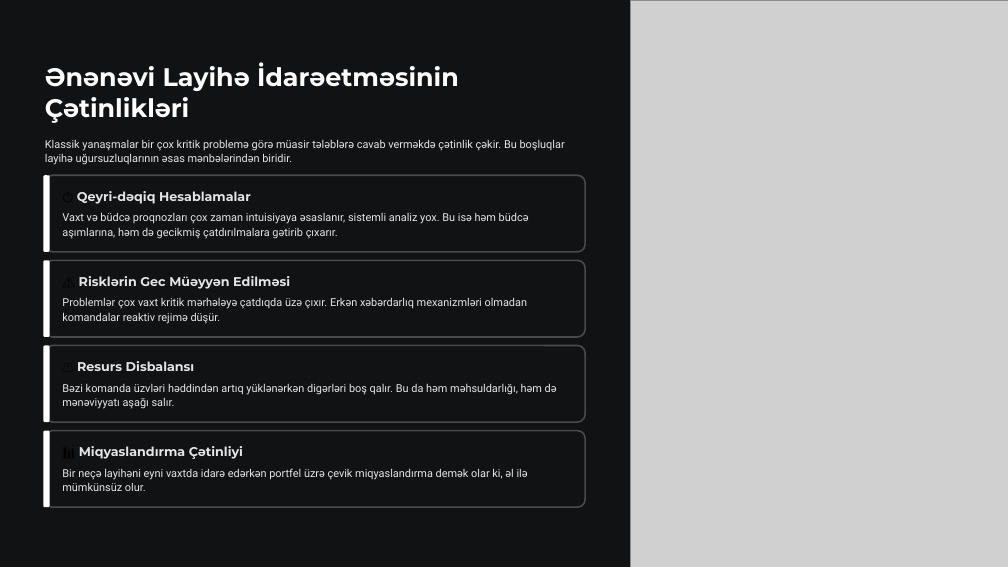
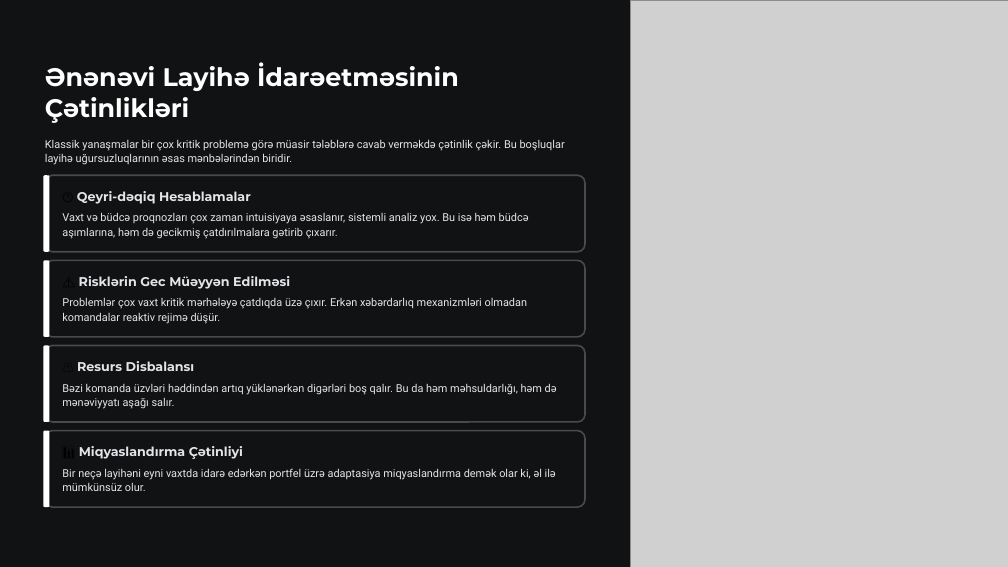
Before and after one commit to oiskenderov/ai-management-course, a slide deck: slide 3 of Seperated/Presentations/L11-Detail-Layihe-Idareetmesinde-Suni-Intellekt-ve-Cevik-Uygunlasma.pptx. Drawn at 1008x567 pixels with LibreOffice and Linux fonts; fonts in the diff are those of the drawing; grey boxes stand for pictures. Boxes give left, top, right and bottom in pixels: in the first picture for what was removed or moved away, otherwise in the second. Text is boxed around its words. In the diff, an @@ line names an element or a change of style, - is before the commit and + after.

```diff
--- a/Seperated/Presentations/L11-Detail-Layihe-Idareetmesinde-Suni-Intellekt-ve-Cevik-Uygunlasma.pptx
+++ b/Seperated/Presentations/L11-Detail-Layihe-Idareetmesinde-Suni-Intellekt-ve-Cevik-Uygunlasma.pptx
@@ text at box(62, 468, 556, 491): text changed @@
-Bir neçə layihəni eyni vaxtda idarə edərkən portfel üzrə çevik miqyaslandırma demək olar ki, əl ilə mümkünsüz olur.
+Bir neçə layihəni eyni vaxtda idarə edərkən portfel üzrə adaptasiya miqyaslandırma demək olar ki, əl ilə mümkünsüz olur.
```
Also in this commit, not shown: 10 other slides changed, 2 other files.
